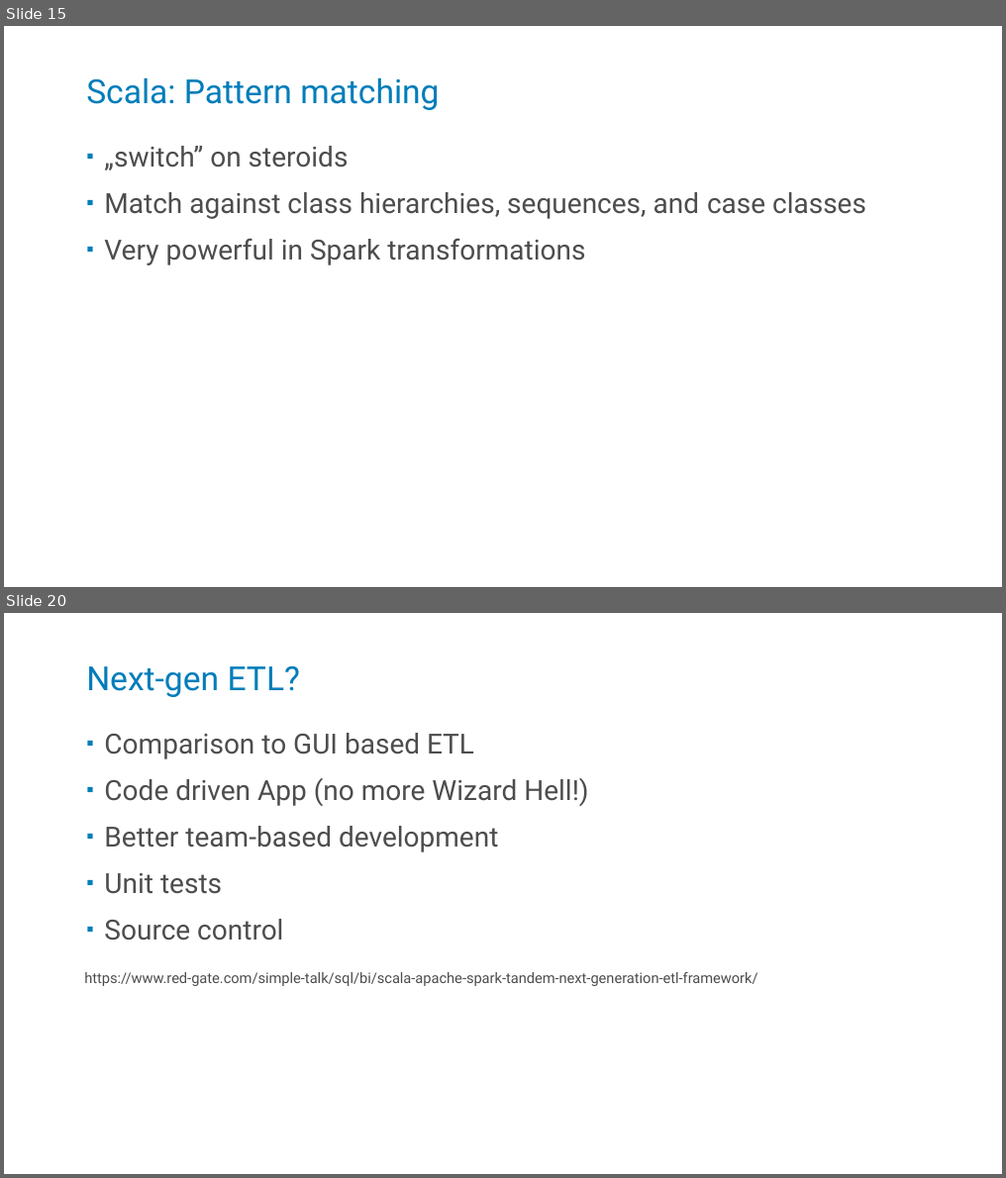
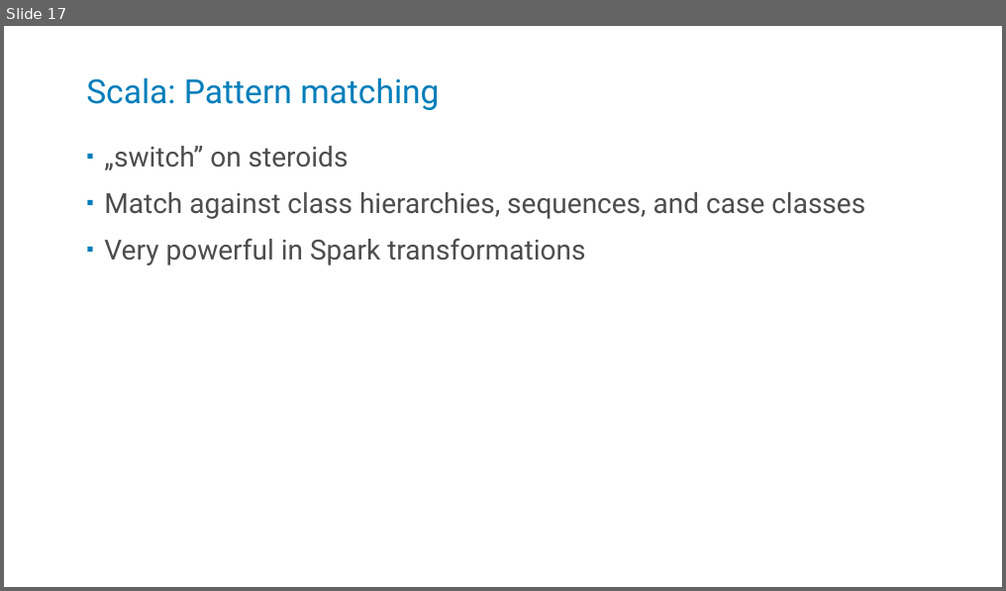
Before and after one commit to kstanaszek/SparkAndScalaInTandem, a slide deck: src/main/resources/slides.pptx. Shown one above the other, each under a label of ours: slides 15 and 20 before the commit, slide 17 after it; the slides between them are not shown. The pictures are 1006x1178 and 1006x591 pixels, drawn with LibreOffice and Linux fonts; fonts in the diff are those of the drawing. Boxes give left, top, right and bottom in pixels: in the first picture for what was removed or moved away, otherwise in the second. Text is boxed around its words. In the diff, an @@ line names an element or a change of style, - is before the commit and + after.

```diff
--- a/src/main/resources/slides.pptx
+++ b/src/main/resources/slides.pptx
@@ slide 20 removed at <box>4,613,1002,1174</box>, background #FFFFFF @@
@@ title removed at <box>86,665,300,697</box> @@
-Next-gen ETL?
@@ text removed at <box>104,733,588,941</box> @@
-▪ Comparison to GUI based ETL
-▪ Code driven App (no more Wizard Hell!)
-▪ Better team-based development
-▪ Unit tests
-▪ Source control
@@ text removed at <box>84,972,757,986</box> @@
-https://www.red-gate.com/simple-talk/sql/bi/scala-apache-spark-tandem-next-generation-etl-framework/
@@ what was slide 15 is now slide 17 @@
```
Also in this commit, not shown: 15 slides changed, 2 slides added, 2 other slides removed.
